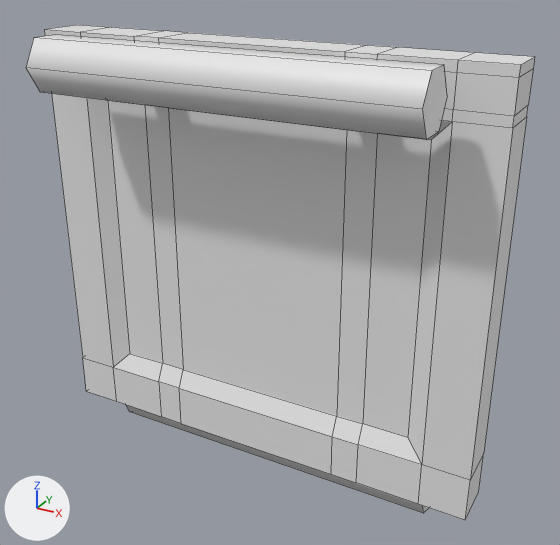
A saved change to the FBX model FA22 Final/Assets/Assets/Models/ovendoor.fbx.
Rendered twice from a 50 mm lens placed at (2.585, -1.384, -0.855), pointed at (2.23, -0.74, -1.177). The lights are fixed; the arrows at lower left show +X, +Y and +Z. Mesh edges are drawn as thin lines. Where no turn or scale is listed for an object, it has been applied to the vertices.
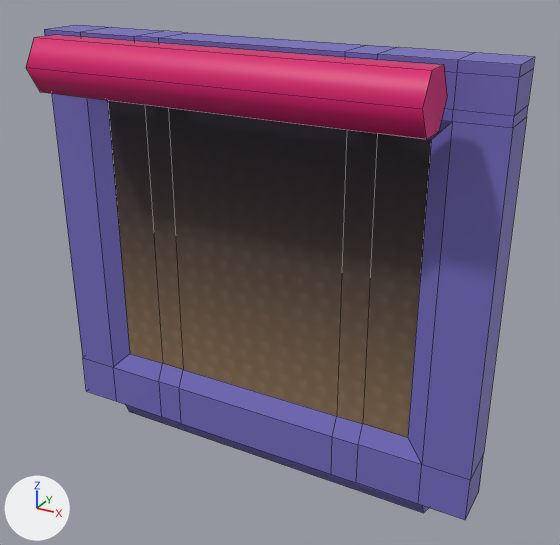
Where the change shows, as pixel boxes [x1, y1, x2, y2] in the pictures (560 x 545 px):
'Cylinder.014', recoloured, surface changed: [26, 25, 534, 520] in both
part 1 of me_cylinder_001, recoloured (grey to blue): [44, 25, 534, 520] in both
part 2 of me_cylinder_001, recoloured (white to pink): [26, 35, 443, 140] in both
part 3 of me_cylinder_001, recoloured (grey to red): [422, 65, 447, 140] in both
part 4 of me_cylinder_001, surface changed: [108, 101, 431, 437] in both

What changed in the scene script:
```text
Add img_ovendoor_png:
    img_ovendoor_png = load_image('ovendoor.png', '../Materials/textures/ovendoor.png', 64, 64, 'sRGB')
Add mat_baseblue:
    mat_baseblue = principled_material('baseblue')
    mat_baseblue.base_color = (0.175, 0.15, 0.527)  # blue #746cc0
Add mat_basedarkred:
    mat_basedarkred = principled_material('basedarkred')
    mat_basedarkred.base_color = (0.708, 0.00561, 0.156)  # pink #db116e
Add mat_ovendoor:
    mat_ovendoor = principled_material('ovendoor')
    mat_ovendoor.texture = img_ovendoor_png
Change me_cylinder_001:
    where me_cylinder_001.from_pydata(...)  # 138 vertices, 128 faces; spans x -0.25..0.25, y -0.13..0.0, z -0.04..0.451
    used by ob_cylinder_014; location = (2.2, -0.7, -1.4)
    me_cylinder_001 part 1: 115 of the faces centred in x -0.25..0.25, y -0.08..0.0, z -0.034..0.45 switch from no material to mat_baseblue (blue #746cc0)
    me_cylinder_001 part 2: all 6 faces centred in x 0.0, y -0.123..-0.078, z 0.399..0.451 switch from no material to mat_basedarkred (pink #db116e)
    me_cylinder_001 part 3: the 1 face centred in x 0.2, y -0.1, z 0.425 switches from no material to mat_basedarkred (pink #db116e)
    me_cylinder_001 part 4: texture (UV) coordinates of 5 of 128 faces, centred in x -0.155..0.155, y -0.04, z 0.225, changed; they spanned u 0.51..0.62, v 0.87..0.88 and now span u 0.01..0.99, v 0.08..0.93
    add me_cylinder_001.materials.append(mat_ovendoor)  # picture img_ovendoor_png
```
